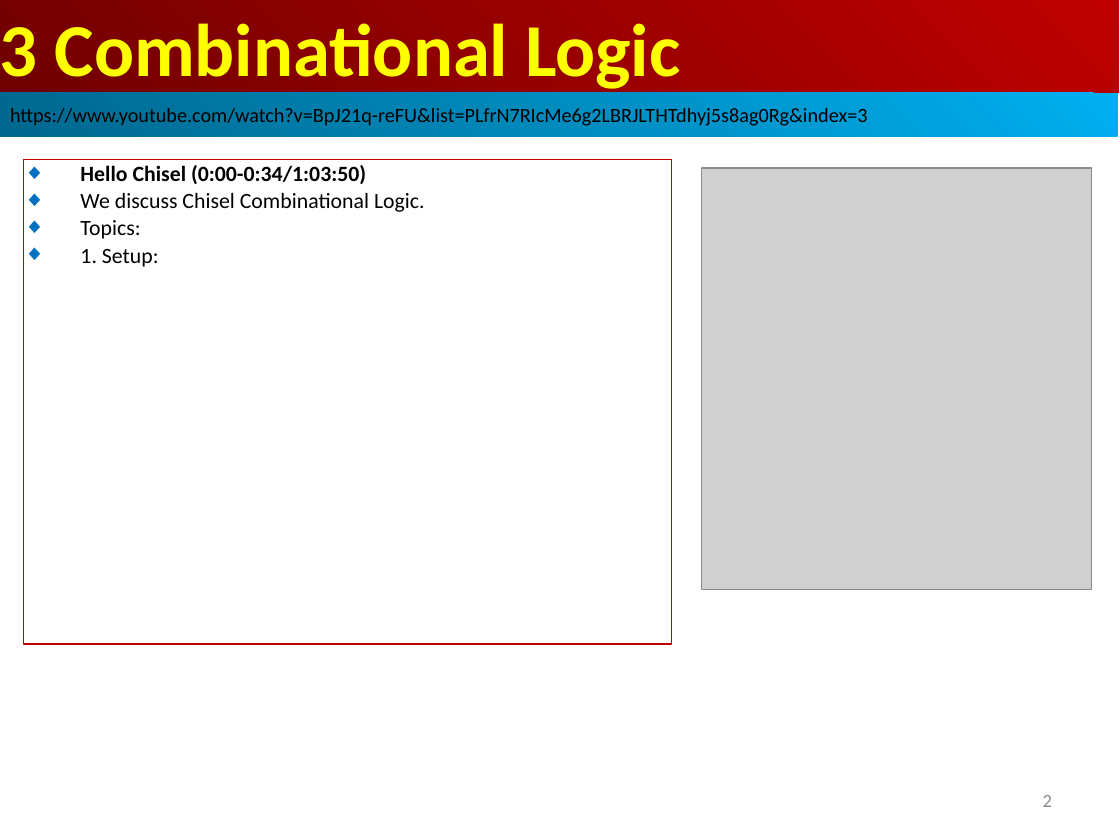
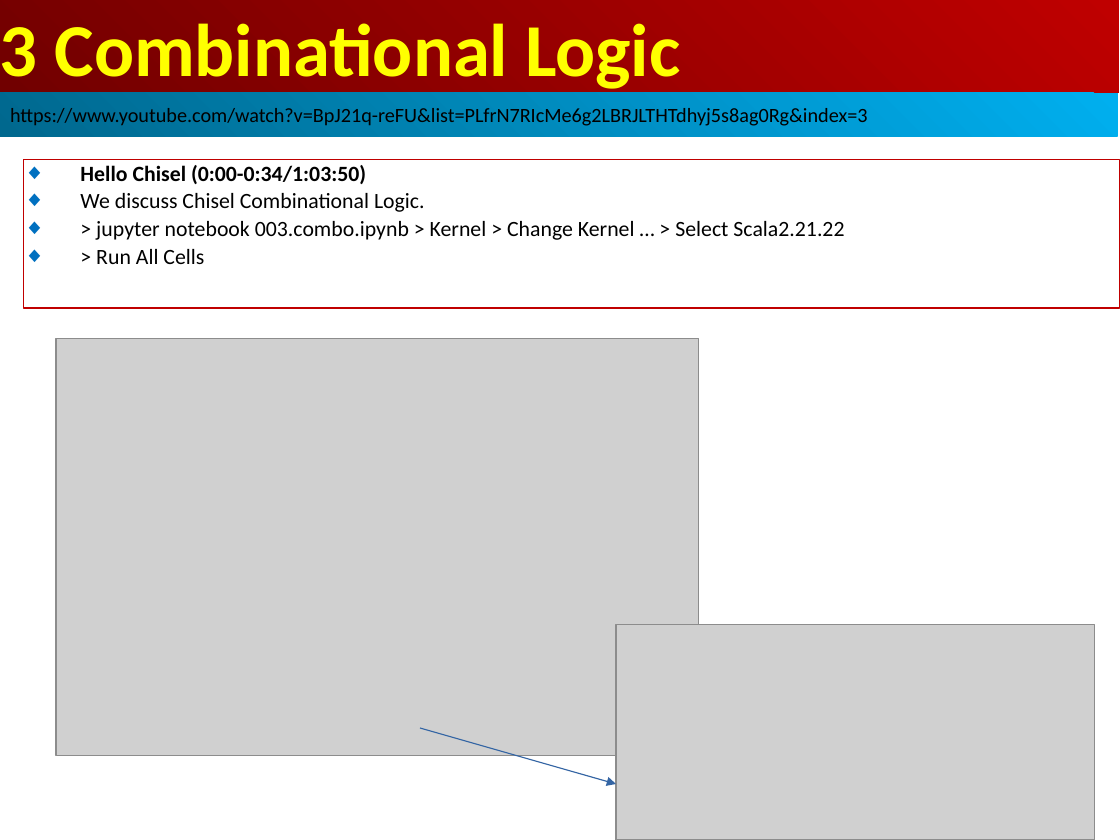
Before and after one commit to peterhchen/AIU_CS800_Chisel, a slide deck: slide 3 of 500_UCSC_HWD/003_CombLogic/000_Video/003.01_10_CombLogic.ppt (slide 2 before the commit). Drawn at 1120x840 pixels with LibreOffice and Linux fonts; fonts in the diff are those of the drawing; grey boxes stand for pictures. Boxes give left, top, right and bottom in pixels: in the first picture for what was removed or moved away, otherwise in the second. Text is boxed around its words. In the diff, an @@ line names an element or a change of style, - is before the commit and + after.

```diff
--- a/500_UCSC_HWD/003_CombLogic/000_Video/003.01_10_CombLogic.ppt
+++ b/500_UCSC_HWD/003_CombLogic/000_Video/003.01_10_CombLogic.ppt
@@ rectangle "Hello Chisel (0:00-0:34/1:03:50)": place and size @@
-rectangle "Hello Chisel (0:00-0:34/1:03:50)" at [24, 159, 672, 644]
+rectangle "Hello Chisel (0:00-0:34/1:03:50)" at [24, 159, 1120, 308]
@@ text in rectangle at [96, 221, 844, 264]: text changed @@
-◆ Topics:
-◆ 1. Setup:
+◆ > jupyter notebook 003.combo.ipynb > Kernel > Change Kernel … > Select Scala2.21.22
+◆ > Run All Cells
@@ picture: place and size @@
-picture at [701, 168, 1092, 589]
+picture at [56, 338, 699, 756]
@@ picture added at [616, 624, 1094, 840] @@
@@ arrow added from (420, 728) to (616, 784), #3465A4 0.74 pt @@
@@ page number removed at [1043, 795, 1052, 807] @@
-2
```
Also in this commit, not shown: 2 other slides changed, 29 slides added.
